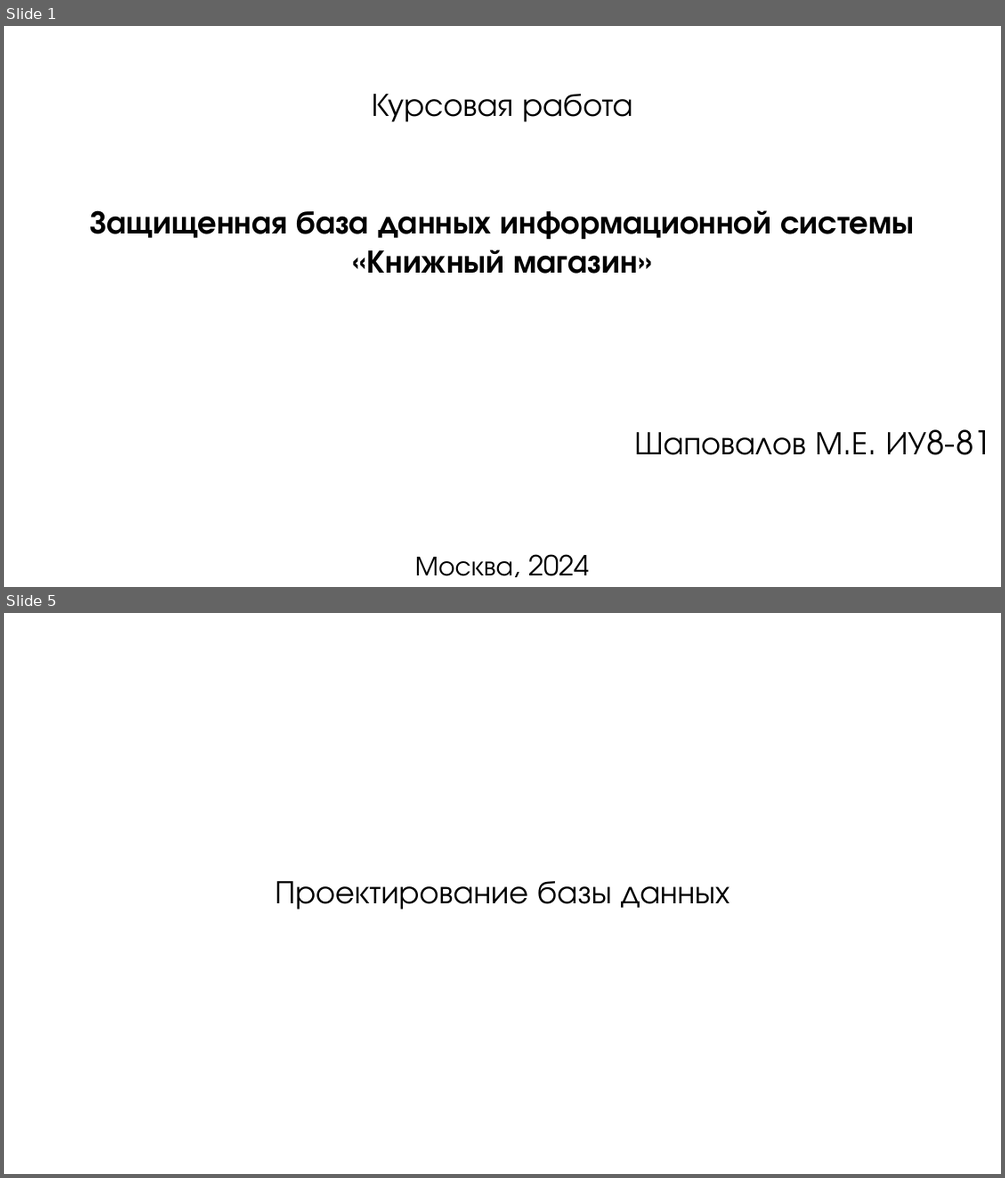
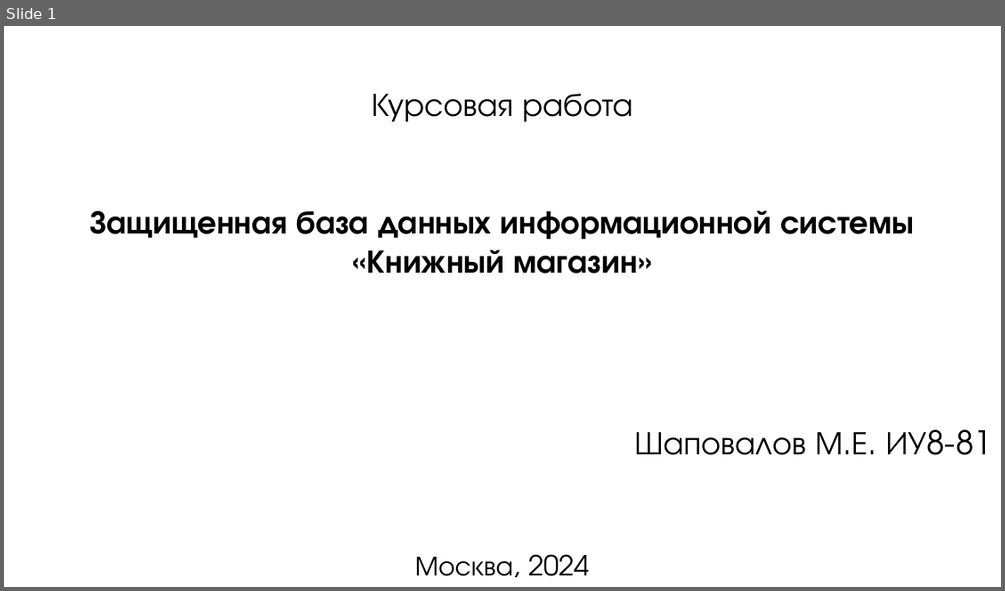
Before and after one commit to mrypdm/bsbd_kursach, a slide deck: docs/ИУ8-81. БСБД. Презентация. Шаповалов.odp. Shown one above the other, each under a label of ours: slides 1 and 5 before the commit, slide 1 after it; the slides between them are not shown. The pictures are 1005x1178 and 1005x591 pixels, drawn with LibreOffice and Linux fonts; fonts in the diff are those of the drawing. Boxes give left, top, right and bottom in pixels: in the first picture for what was removed or moved away, otherwise in the second. Text is boxed around its words. In the diff, an @@ line names an element or a change of style, - is before the commit and + after.

```diff
--- a/docs/ИУ8-81. БСБД. Презентация. Шаповалов.odp
+++ b/docs/ИУ8-81. БСБД. Презентация. Шаповалов.odp
@@ slide 5 removed at (x1=4, y1=613, x2=1001, y2=1174), background #FFFFFF @@
@@ text removed at (x1=275, y1=881, x2=729, y2=909) @@
-Проектирование базы данных
```
Also in this commit, not shown: 8 slides changed, 2 slides added, 8 other slides removed, 6 other files.
